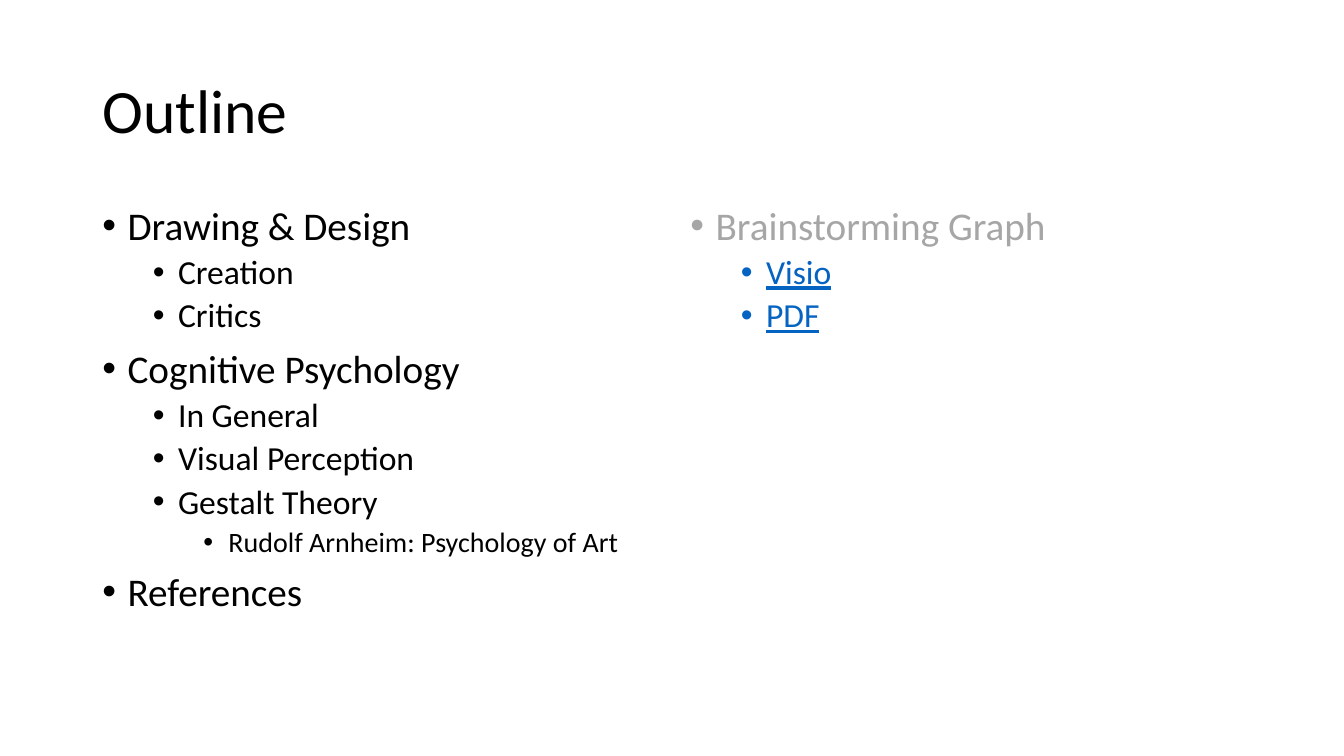
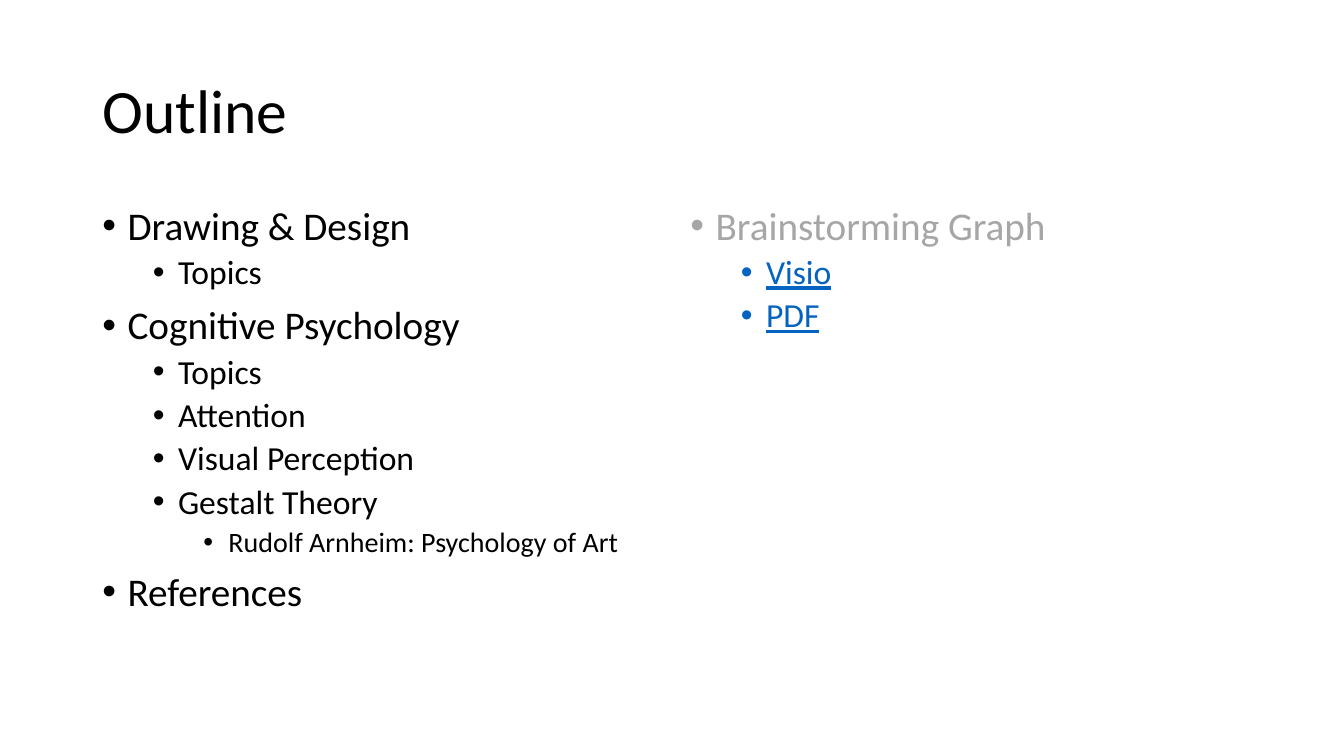
Before and after one commit to PatriciaXiao/Conclusion, a slide deck: slide 2 of Conclusion.pptx. Drawn at 1344x756 pixels with LibreOffice and Linux fonts; fonts in the diff are those of the drawing. Boxes give left, top, right and bottom in pixels: in the first picture for what was removed or moved away, otherwise in the second. Text is boxed around its words. In the diff, an @@ line names an element or a change of style, - is before the commit and + after.

```diff
--- a/Conclusion.pptx
+++ b/Conclusion.pptx
@@ text at [178, 261, 262, 290]: text changed @@
-  • Creation
-  • Critics
+  • Topics
@@ text at [178, 361, 306, 428]: text changed @@
-  • In General
+  • Topics
+  • Attention
```
Also in this commit, not shown: 9 other slides changed, 1 slide removed, 4 other files.
